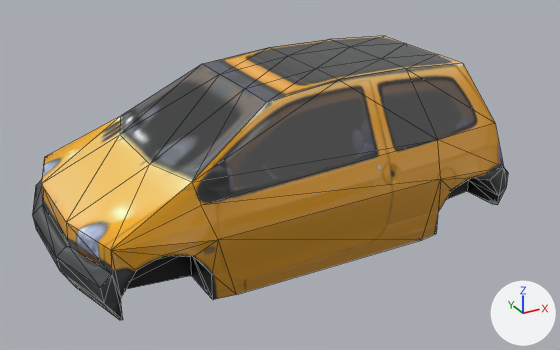
One commit to the glTF model blender/twingo/twingo.glb: the scene before it, then after it.
Before and after are seen from a camera (50 mm lens) standing at (-2.56, -4.74, 2.92) and looking at (-0.05, -0.16, 0.63). Lighting does not change. The marker at lower right points along +X, +Y and +Z. The first picture is the older version. Mesh edges are drawn as thin lines. Where no turn or scale is listed for an object, it has been applied to the vertices.
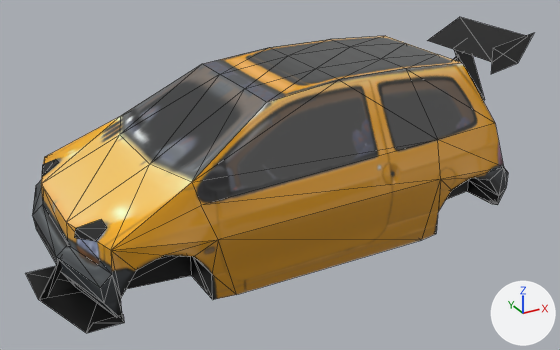
Commit message: Add aero to twingo model

Location of each change, [x1, y1, x2, y2] in pixels of the pictures (560 x 350 px):
'aero_wing', added (black)
    after: [427, 17, 534, 101]
'aero_splitter', added (black)
    after: [25, 259, 124, 333]
'aero_angery', added
    after: [41, 159, 107, 241]

What changed in the scene script:
```text
Add mat_black:
    mat_black = principled_material('black')
    mat_black.base_color = (0.0, 0.0, 0.0)  # black #000000
Add me_plane_002:
    me_plane_002.from_pydata(...)  # 23 vertices, 22 faces; spans x 1.348..1.756, y -0.738..0.018, z 0.654..1.605
    me_plane_002.materials.append(mat_black)  # black #000000
Add me_plane_001:
    me_plane_001.from_pydata([(-1.479, -0.511, 0.776), (-1.565, -0.664, 0.718), (-1.624, -0.44, 0.718), (-1.636, -0.428, 0.647), (-1.479, 0.511, 0.776), (-1.565, 0.664, 0.718), (-1.624, 0.44, 0.718), (-1.636, 0.428, 0.647), (-1.477, -0.61, 0.762), (-1.477, 0.61, 0.762)], [], [(1, 3, 2), (6, 7, 5), (8, 1, 2), (6, 5, 9), (4, 6, 9), (0, 8, 2)])
    me_plane_001.materials.append(mat_black)  # black #000000
Add me_plane:
    me_plane.from_pydata(...)  # 14 vertices, 14 faces; spans x -1.89..-1.498, y -0.866..0.0, z 0.241..0.495
    me_plane.materials.append(mat_black)  # black #000000
Add ob_aero_wing:
    ob_aero_wing = bpy.data.objects.new('aero_wing', me_plane_002)
    ob_aero_wing.location = (0.0, 0.0, 0.0)
Add ob_aero_angery:
    ob_aero_angery = bpy.data.objects.new('aero_angery', me_plane_001)
    ob_aero_angery.location = (0.0, 0.0, 0.0)
Add ob_aero_splitter:
    ob_aero_splitter = bpy.data.objects.new('aero_splitter', me_plane)
    ob_aero_splitter.location = (0.0, 0.0, 0.0)
```
